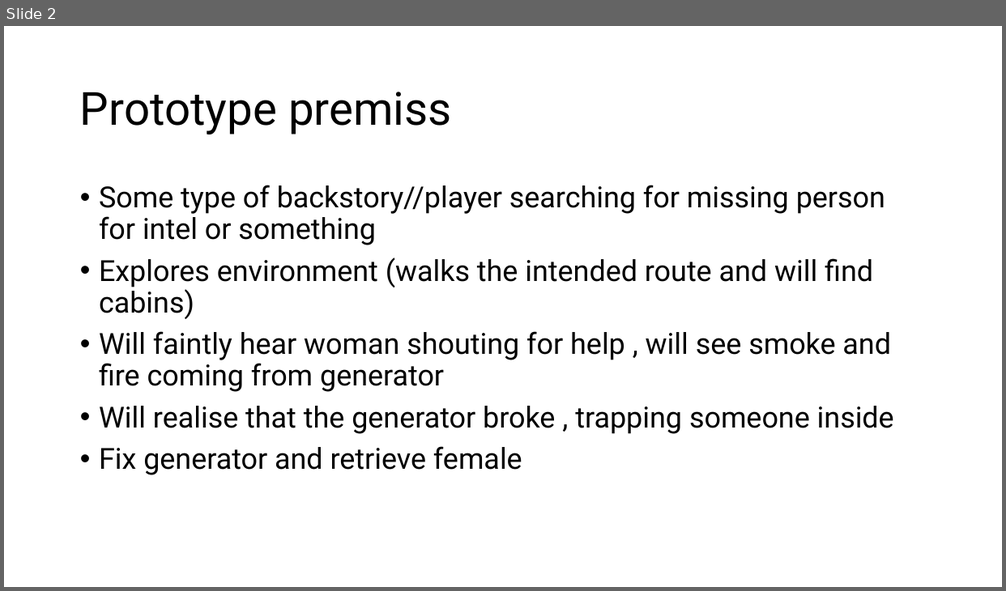
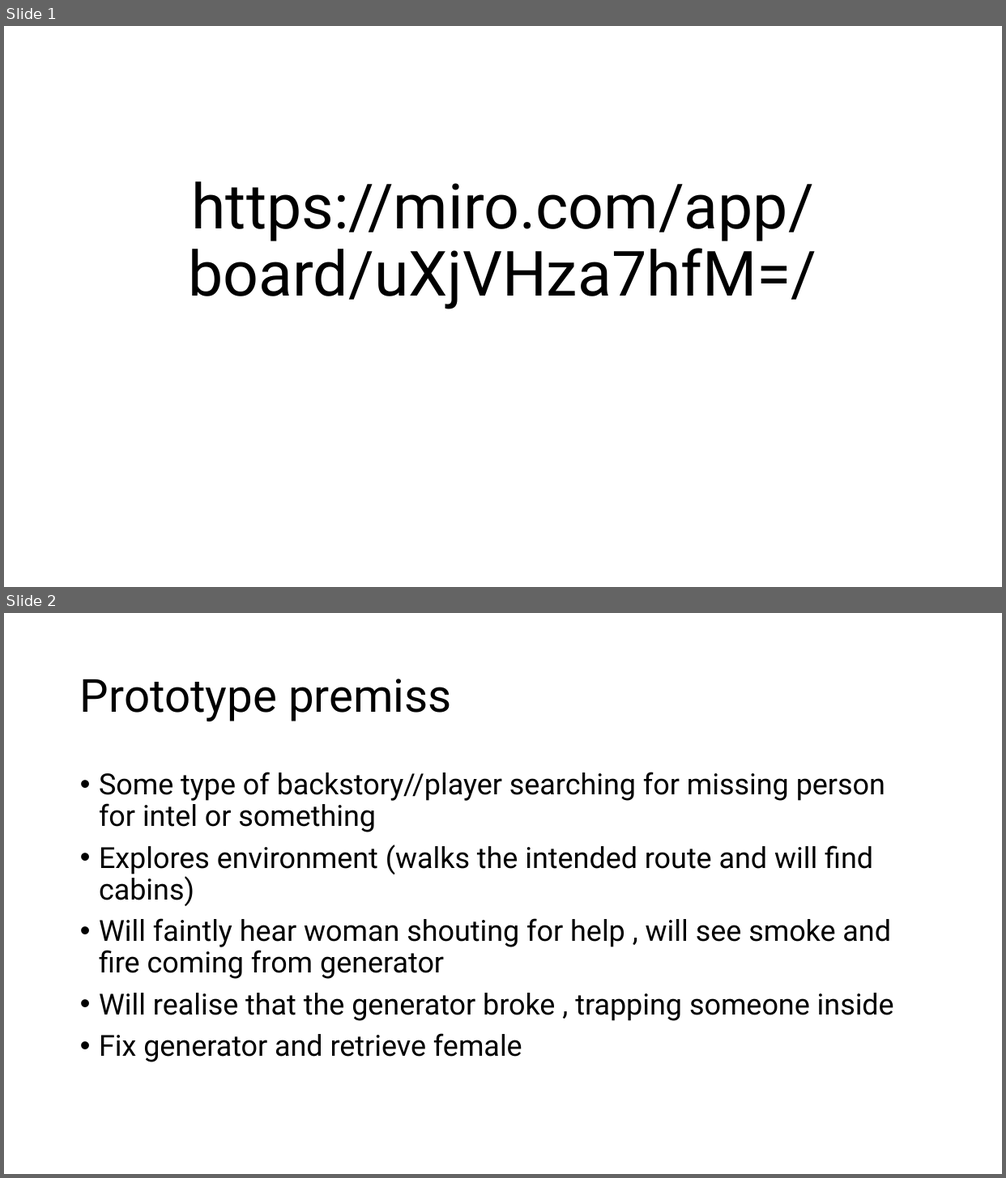
Before and after one commit to Mdot5596/MA-Dissertation, a slide deck: Project/1-LIGHTING.pptx. Shown one above the other, each under a label of ours: slide 2 before the commit, slides 1 and 2 after it. The pictures are 1006x591 and 1006x1178 pixels, drawn with LibreOffice and Linux fonts; fonts in the diff are those of the drawing. Boxes give left, top, right and bottom in pixels: in the first picture for what was removed or moved away, otherwise in the second. Text is boxed around its words. In the diff, an @@ line names an element or a change of style, - is before the commit and + after.

Commit message:
Poster Added

```diff
--- a/Project/1-LIGHTING.pptx
+++ b/Project/1-LIGHTING.pptx
@@ slide 1 added at (4,26,1002,587), background #FFFFFF @@
@@ title added at (189,182,817,310), 60 pt, text #000000 @@
+https://miro.com/app/board/uXjVHza7hfM=/
```
Also in this commit, not shown: 1 slide changed.
